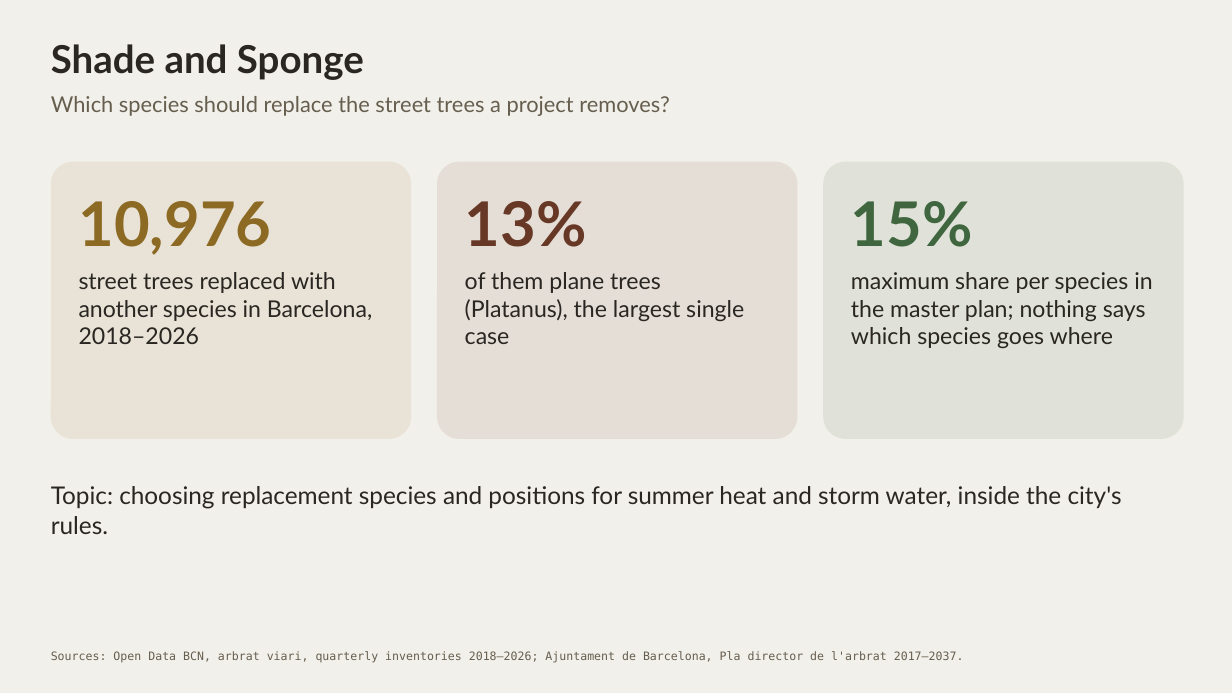
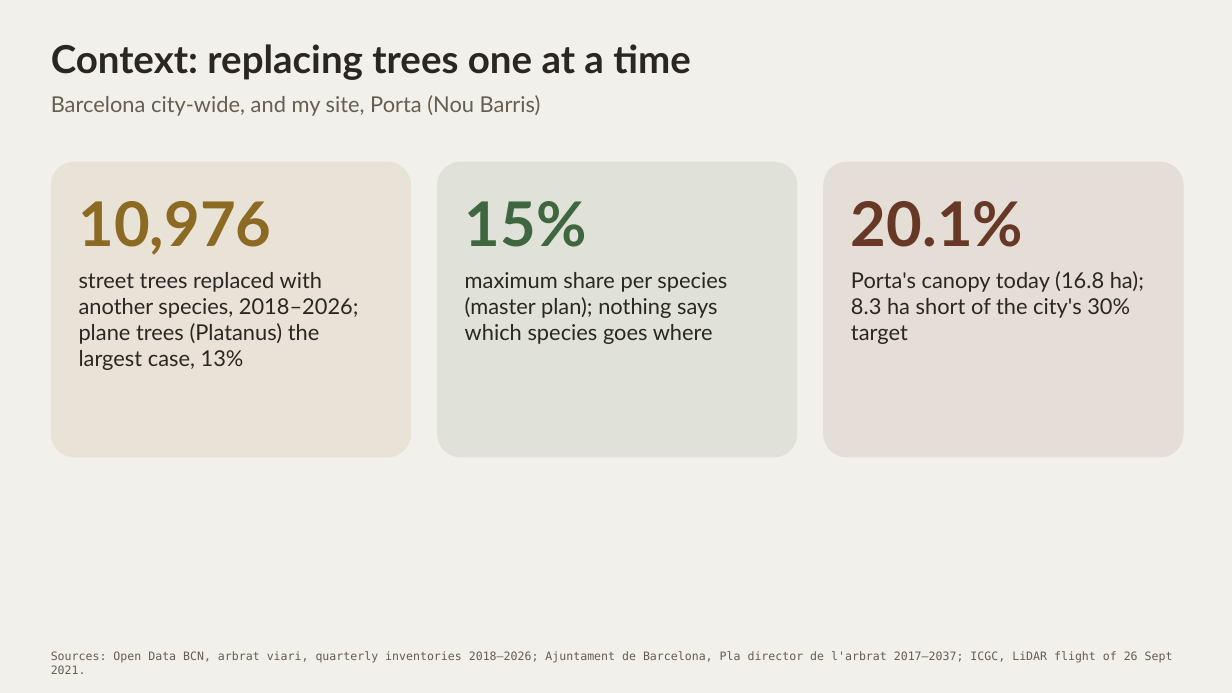
Before and after one commit to giofox96/shade-and-sponge, a slide deck: slide 2 of slides/rm_final/shade_and_sponge_rm_personal.pptx (slide 1 before the commit). Drawn at 1232x693 pixels with LibreOffice and Linux fonts; fonts in the diff are those of the drawing. Boxes give left, top, right and bottom in pixels: in the first picture for what was removed or moved away, otherwise in the second. Text is boxed around its words. In the diff, an @@ line names an element or a change of style, - is before the commit and + after.

```diff
--- a/slides/rm_final/shade_and_sponge_rm_personal.pptx
+++ b/slides/rm_final/shade_and_sponge_rm_personal.pptx
@@ text at (51,44,691,80): text changed @@
-Shade and Sponge
+Context: replacing trees one at a time
@@ text at (51,95,541,116): text changed @@
-Which species should replace the street trees a project removes?
+Barcelona city-wide, and my site, Porta (Nou Barris)
@@ rounded rectangle: place and size @@
-rounded rectangle at (51,162,411,439)
+rounded rectangle at (51,162,411,457)
@@ rounded rectangle: place and size @@
-rounded rectangle at (437,162,798,439)
+rounded rectangle at (437,162,798,457)
@@ rounded rectangle at (437,162,798,457): fill #E4DED6 to #E0E2D9 @@
@@ rounded rectangle: place and size @@
-rounded rectangle at (823,162,1184,439)
+rounded rectangle at (823,162,1184,457)
@@ rounded rectangle at (823,162,1184,457): fill #E0E2D9 to #E4DED6 @@
@@ text at (465,201,587,247): text changed; text colour #663825 to #3F663E @@
-13%
+15%
@@ text at (851,201,1023,247): text changed; text colour #3F663E to #663825 @@
-15%
+20.1%
@@ text at (79,272,359,370): text changed; size 18 to 17 pt @@
-street trees replaced with another species in Barcelona, 2018–2026
+street trees replaced with another species, 2018–2026; plane trees (Platanus) the largest case, 13%
@@ text at (465,272,727,344): text changed; size 18 to 17 pt @@
-of them plane trees (Platanus), the largest single case
+maximum share per species (master plan); nothing says which species goes where
@@ text at (851,271,1144,344): text changed; size 18 to 17 pt @@
-maximum share per species in the master plan; nothing says which species goes where
+Porta's canopy today (16.8 ha); 8.3 ha short of the city's 30% target
@@ text removed at (51,486,1122,534) @@
-Topic: choosing replacement species and positions for summer heat and storm water, inside the city's rules.
@@ text at (51,651,1173,674): text changed @@
-Sources: Open Data BCN, arbrat viari, quarterly inventories 2018–2026; Ajuntament de Barcelona, Pla director de l'arbrat 2017–2037.
+Sources: Open Data BCN, arbrat viari, quarterly inventories 2018–2026; Ajuntament de Barcelona, Pla director de l'arbrat 2017–2037; ICGC, LiDAR flight of 26 Sept 2021.
```
Also in this commit, not shown: 2 other slides changed, 3 slides added, 2 other files.
